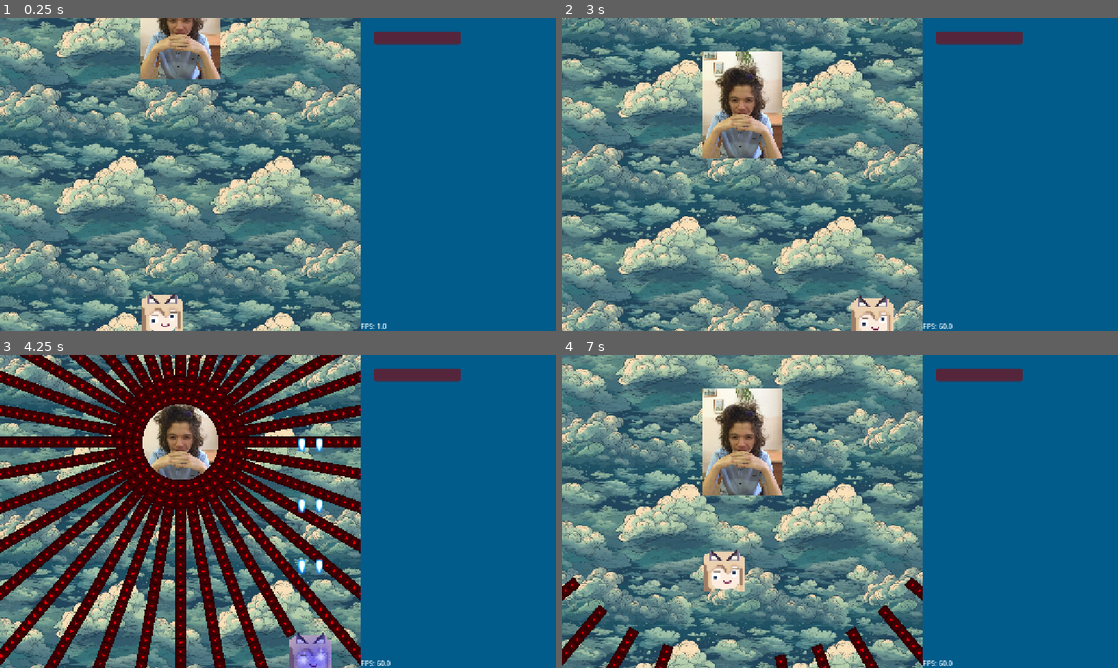
Above: before the commit, frames 1-4 (two rows, left to right).
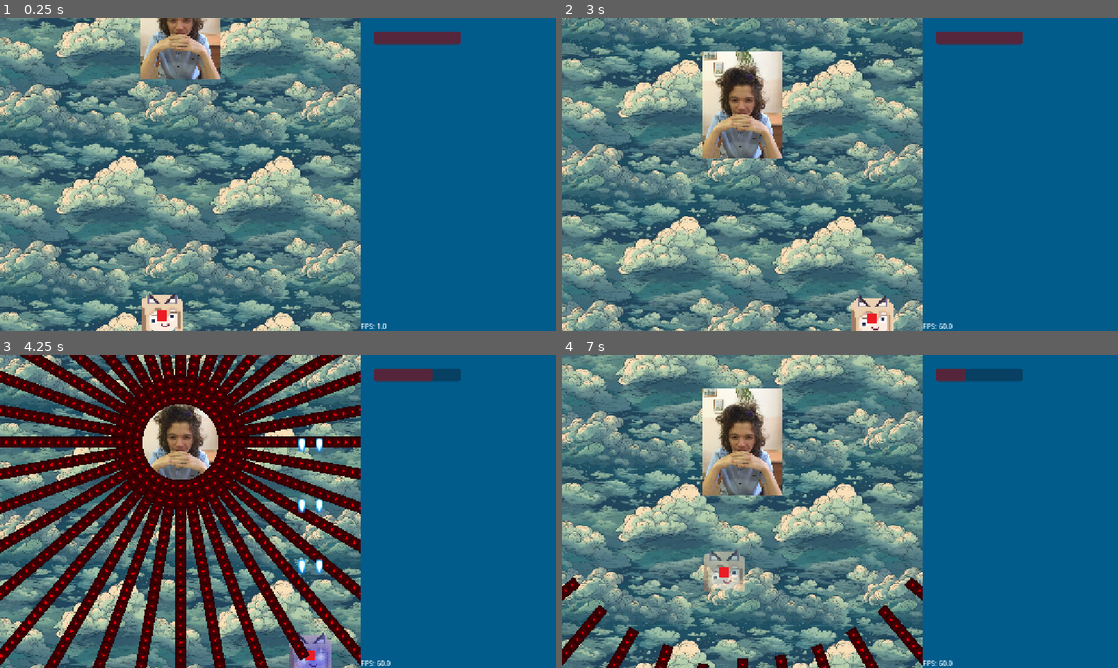
Above: after the commit, the same moments.

Repository: Sandorik00/shmupper
Game: Godot game, scene res://main_node.tscn
Same seed, same stepped clock (60 frames per second), same inputs: the game is played once before the commit and once after it. The engine's default icon, where the game draws it, is replaced by a stand-in: a white triangle on a blue panel in a dark square.
Inputs (mouse positions are in pixels of both pictures, inside the frame that each line leads up to):
- Up to frame 1 (0.25 s): no input
- Up to frame 2 (3 s): move the mouse to (962, 158) at 0.52 s; hold S (camera_down) 0.53-1.28 s; move the mouse to (728, 190) at 1.27 s; tap A (camera_left) at 1.35 s; move the mouse to (895, 105) at 2.02 s; hold D (camera_right) 2.03-2.78 s; move the mouse to (812, 237) at 2.77 s; tap W (camera_up) at 2.85 s
- Up to frame 3 (4.25 s): move the mouse to (444, 558) at 3.52 s; hold Z (shoot) from 3.53 s (still down)
- Up to frame 4 (7 s): move the mouse to (673, 464) at 4.27 s; release Z (shoot) at 4.28 s; tap S (camera_down) at 4.35 s; move the mouse to (867, 511) at 5.02 s; hold A (camera_left) 5.03-5.78 s; move the mouse to (756, 433) at 5.77 s; tap D (camera_right) at 5.85 s; move the mouse to (962, 495) at 6.52 s; hold W (camera_up) from 6.53 s (still down)

The runs differ from the first frame. In frame 1, less than 0.1% of the frame differs, in the area x 28-30%, y 93-97%; in frame 2, less than 0.1%; in frame 3, 0.4%; in frame 4, 1.3%, in the area x 24-83%, y 4-100%.

Commit message:
event loop remake

Diff:
--- a/Entities/Actors/Player/Player.gd
+++ b/Entities/Actors/Player/Player.gd
@@ -9,6 +9,7 @@
 var screen_size := Vector2.ZERO
 var mainNode
 var shoot_timer: Timer
+var hit_cooldown: Timer
 
 func _ready() -> void:
 	screen_size = Vector2(get_viewport_rect().size.x - $/root/MainNode/HUD/PanelAnchor/StatusPanel.size.x, get_viewport_rect().size.y)
@@ -16,6 +17,11 @@
 
 	mainNode = $/root/MainNode
 	shoot_timer = mainNode.get_node("ShootTimer") as Timer
+
+	hit_cooldown = Timer.new()
+	hit_cooldown.wait_time = 2.8
+	hit_cooldown.one_shot = true
+	add_child(hit_cooldown)
 	#Engine.time_scale = 0.5
 
 func _on_viewport_size_changed() -> void:
@@ -62,5 +68,12 @@
 		$Sprite.texture = sancheese
 
 func take_damage(amount: int):
-	pass
-	#HUD.take_damage(amount, self)
+	if hit_cooldown.is_stopped():
+		hit_cooldown.start()
+		HUD.take_damage(amount, self)
+
+		var tween = get_tree().create_tween()
+		tween.tween_property($Sprite, "modulate:a", 0.5, 0.2)
+		tween.tween_property($Sprite, "modulate:a", 1, 0.2)
+		tween.set_loops(7)
+		await tween.finished
--- a/GlobalStage/StageNode.gd
+++ b/GlobalStage/StageNode.gd
@@ -7,78 +7,85 @@
 
 class StageEvent:
 	var enemy_type: ENEMY_TYPES
-	var variation: String
+	var path_name: String
 	var pause: float
 	var wait: bool
+	var boss: bool
+	var tween_duration: float
+	var is_boss: bool
 
-	func _init(_enemy_type: ENEMY_TYPES, _variation: String, _pause: float, _wait: bool):
+	func _init(
+		_enemy_type: ENEMY_TYPES,
+		_path_name: String,
+		_pause: float,
+		_wait: bool,
+		_boss: bool,
+		_tween_duration: float,
+		_is_boss: bool = false
+	):
 		enemy_type = _enemy_type
-		variation = _variation
+		path_name = _path_name
 		pause = _pause
 		wait = _wait
+		boss = _boss
+		tween_duration = _tween_duration
+		is_boss = _is_boss
+
 
 var events: Array[StageEvent] = [
-	StageEvent.new(ENEMY_TYPES.ZLOY_PARADOX, "a", 20, true),
-	StageEvent.new(ENEMY_TYPES.PARADOX, "a", 0.2, false),
-	StageEvent.new(ENEMY_TYPES.PARADOX, "b", 0, true),
-	StageEvent.new(ENEMY_TYPES.ZOOLANDER, "a", 0, true),
-	StageEvent.new(ENEMY_TYPES.ZOOLANDER, "b", 1, true),
-	StageEvent.new(ENEMY_TYPES.PARADOX, "a", 1, true),
-	StageEvent.new(ENEMY_TYPES.PARADOX, "b", 1, true),
-	StageEvent.new(ENEMY_TYPES.PARADOX, "a", 1, true),
-	StageEvent.new(ENEMY_TYPES.PARADOX, "b", 0, true),
-	StageEvent.new(ENEMY_TYPES.PARADOX, "a", 0, true),
-	StageEvent.new(ENEMY_TYPES.PARADOX, "b", 0, true),
-	StageEvent.new(ENEMY_TYPES.PARADOX, "a", 0, true),
-	StageEvent.new(ENEMY_TYPES.PARADOX, "b", 2, true),
-	StageEvent.new(ENEMY_TYPES.PARADOX, "a", 2, true),
+	StageEvent.new(ENEMY_TYPES.ZLOY_PARADOX, "StraightAndWhite", 1, true, true, 3, true),
+	StageEvent.new(ENEMY_TYPES.PARADOX, "LeftSlideAndLeave", 0.2, false, false, 3),
+	StageEvent.new(ENEMY_TYPES.PARADOX, "RightSlideAndLeave", 0, true, false, 3),
+	StageEvent.new(ENEMY_TYPES.ZOOLANDER, "LeftSlideAndLeave", 0, true, false, 5),
+	StageEvent.new(ENEMY_TYPES.ZOOLANDER, "RightSlideAndLeave", 1, true, false, 5),
+	StageEvent.new(ENEMY_TYPES.PARADOX, "LeftSlideAndLeave", 1, true, false, 3),
+	StageEvent.new(ENEMY_TYPES.PARADOX, "RightSlideAndLeave", 1, true, false, 3),
+	StageEvent.new(ENEMY_TYPES.PARADOX, "LeftSlideAndLeave", 1, true, false, 3),
+	StageEvent.new(ENEMY_TYPES.PARADOX, "RightSlideAndLeave", 0, true, false, 3),
+	StageEvent.new(ENEMY_TYPES.PARADOX, "LeftSlideAndLeave", 0, true, false, 3),
+	StageEvent.new(ENEMY_TYPES.PARADOX, "RightSlideAndLeave", 0, true, false, 3),
+	StageEvent.new(ENEMY_TYPES.PARADOX, "LeftSlideAndLeave", 0, true, false, 3),
+	StageEvent.new(ENEMY_TYPES.PARADOX, "RightSlideAndLeave", 2, true, false, 3),
+	StageEvent.new(ENEMY_TYPES.PARADOX, "LeftSlideAndLeave", 2, true, false, 3),
 ]
 var stage_timer := Timer.new()
 var current_event: StageEvent
-#@onready var tween = get_tree().create_tween()
 
 func _ready() -> void:
 	_loop()
 
 func _loop():
-	for event in events:
-		var callable = Callable.create(self, ENEMY_TYPES.keys()[event.enemy_type].to_lower())
-		await callable.call(event)
+	while events.size() != 0:
+		var event: StageEvent = events.pop_front()
+		var enemy = await enemy_setup(event)
+
+		if (event.is_boss):
+			await enemy.tree_exited
+
 		await create_tween().tween_interval(event.pause).finished
 
-func paradox(event: StageEvent):
-	var path = "LeftSlideAndLeave" if (event.variation == "a") else "RightSlideAndLeave"
-	var follow = create_enemy_and_follow(event.enemy_type, path)
+func enemy_setup(event: StageEvent):
+	var enemy_and_follow = create_enemy_and_follow(event.enemy_type, event.path_name)
+
+	var follow = enemy_and_follow[0]
+	var enemy = enemy_and_follow[1]
+
 	var tween = get_tree().create_tween()
-	tween.tween_property(follow, "progress_ratio", 1, 3)
-	#tween.parallel().tween_interval(event.pause)
-	#tween.tween_interval(event.pause)
-	tween.tween_callback(follow.queue_free)
-	if (not event.wait): return 1
-	return tween.finished
+	tween.tween_property(follow, "progress_ratio", 1, event.tween_duration)
+	if (not event.is_boss):
+		tween.tween_callback(follow.queue_free)
 
-func zoolander(event: StageEvent):
-	var path = "LeftSlideAndLeave" if (event.variation == "a") else "RightSlideAndLeave"
-	var follow = create_enemy_and_follow(event.enemy_type, path)
-	var tween = get_tree().create_tween()
-	tween.tween_property(follow, "progress_ratio", 1, 5)
-	#tween.parallel().tween_interval(event.pause)
-	#tween.tween_interval(event.pause)
-	tween.tween_callback(follow.queue_free)
-	if (not event.wait): return 1
-	return tween.finished
+	if (not event.wait): return enemy
 
-func zloy_paradox(event: StageEvent):
-	var path = "StraightAndWhite"
-	var follow = create_enemy_and_follow(event.enemy_type, path)
-	var tween = get_tree().create_tween()
-	tween.tween_property(follow, "progress_ratio", 1, 3)
-	#tween.tween_callback(follow.queue_free)
-	if (not event.wait): return 1
-	return tween.finished
+	await tween.finished
+	return enemy
 
-func create_enemy_and_follow(enemy_type: ENEMY_TYPES, path: String) -> PathFollow2D:
-	var enemy = ResourceLoader.load("res://Entities/Actors/Enemies/%s.tscn" % ENEMY_TYPES.keys()[enemy_type].to_lower(), "PackedScene").instantiate()
+func create_enemy_and_follow(enemy_type: ENEMY_TYPES, path: String) -> Array:
+	var enemy = create_enemy(enemy_type)
+	var follow = create_follow(path, enemy)
+	return [follow, enemy]
+
+func create_follow(path: String, enemy: Node2D) -> PathFollow2D:
 	var pathNode = pathsCollection.get_node("%s" % path)
 	var pathFollow = PathFollow2D.new()
 	pathFollow.loop = false
@@ -87,3 +94,10 @@
 	pathNode.add_child(pathFollow)
 	enemy.path = pathFollow
 	return pathFollow
+
+func create_enemy(enemy_type: ENEMY_TYPES) -> Node2D:
+	var enemy = ResourceLoader.load(
+		"res://Entities/Actors/Enemies/%s.tscn" % ENEMY_TYPES.keys()[enemy_type].to_lower(),
+		"PackedScene"
+	).instantiate()
+	return enemy
--- a/main_node.tscn
+++ b/main_node.tscn
@@ -11,6 +11,7 @@
 [ext_resource type="Script" uid="uid://effwoefajqu1" path="res://GlobalStage/bigger.gd" id="7_8jo16"]
 [ext_resource type="Script" uid="uid://ufl23spn1oif" path="res://GlobalStage/HUD.gd" id="8_hhu7f"]
 [ext_resource type="Script" uid="uid://b57a55g3ocvpo" path="res://GlobalStage/smaller.gd" id="8_kbml8"]
+[ext_resource type="Texture2D" uid="uid://b410q4xxf0b1r" path="res://Assets/Sprites/hitbox.png" id="9_cfitj"]
 [ext_resource type="Script" uid="uid://r3eqieitewty" path="res://GlobalStage/fps_counter.gd" id="10_07t30"]
 
 [sub_resource type="Curve" id="Curve_vuwru"]
@@ -18,8 +19,8 @@
 _data = [Vector2(-5, -10), 0.0, 0.0, 0, 0, Vector2(-2.5, -10), 0.0, 0.0, 0, 0, Vector2(-0.957447, -10), 0.0, 0.0, 0, 0, Vector2(0.0531917, 10), 0.0, 0.0, 0, 0, Vector2(1.01064, -10), 0.0, 0.0, 0, 0, Vector2(2.39362, -10), 0.0, 0.0, 0, 0, Vector2(5, -10), 0.0, 0.0, 0, 0]
 point_count = 7
 
-[sub_resource type="RectangleShape2D" id="RectangleShape2D_8dq30"]
-size = Vector2(104, 96)
+[sub_resource type="RectangleShape2D" id="RectangleShape2D_07t30"]
+size = Vector2(24, 24)
 
 [sub_resource type="Curve2D" id="Curve2D_uawjw"]
 _data = {
@@ -80,8 +81,13 @@
 texture = ExtResource("5_em0h0")
 
 [node name="CollisionShape2D" type="CollisionShape2D" parent="Player"]
-position = Vector2(-0.470001, 0)
-shape = SubResource("RectangleShape2D_8dq30")
+position = Vector2(-0.470001, 4)
+shape = SubResource("RectangleShape2D_07t30")
+
+[node name="Sprite2D" type="Sprite2D" parent="Player"]
+position = Vector2(-0.470003, 4)
+scale = Vector2(0.24, 0.24)
+texture = ExtResource("9_cfitj")
 
 [node name="ShootTimer" type="Timer" parent="."]
 wait_time = 0.2
Binary file added: Assets/Sprites/hitbox.png
Not shown, added: Assets/Sprites/hitbox.png.import
Binary file added: Assets/Sprites/universal.png
Not shown, added: Assets/Sprites/universal.png.import
Not shown: 1 places in main_node.tscn that only renumber resources
